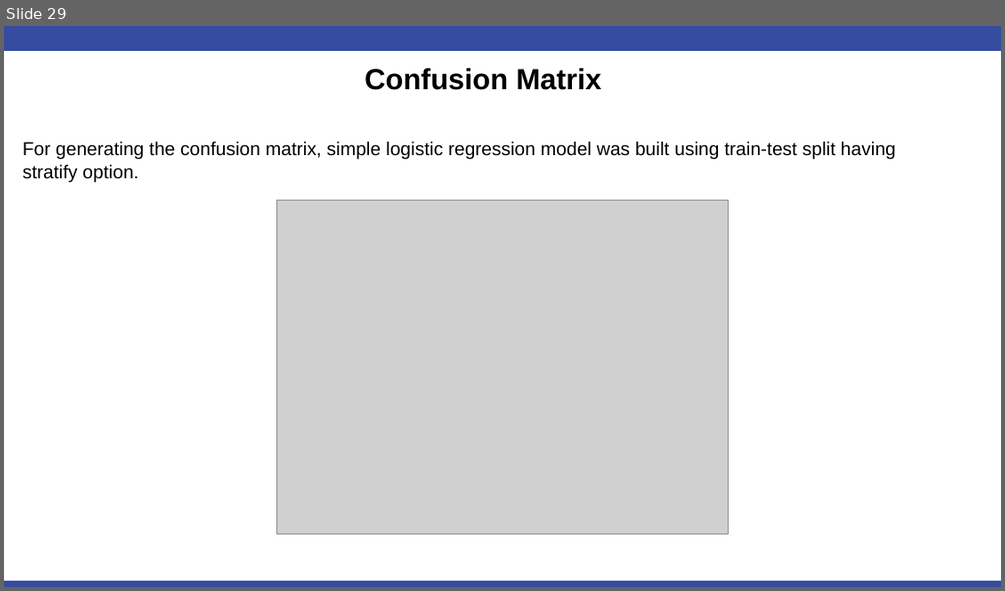
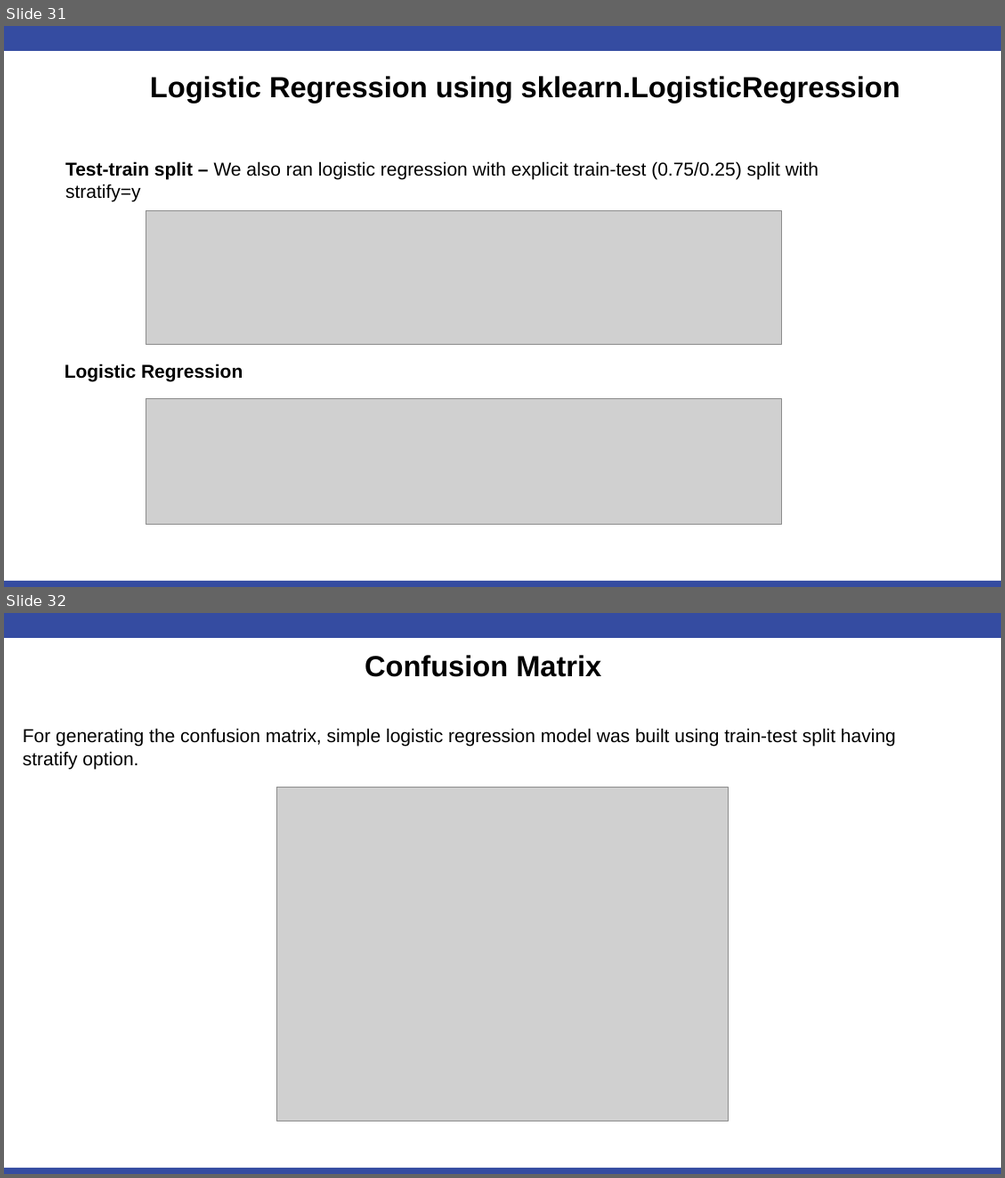
Before and after one commit to RashmiAPatel19/MSDS-7333-Quantifying-the-world, a slide deck: CaseStudy2/DS7333_CaseStudy_2_RPatel_SReddy.pptx. Shown one above the other, each under a label of ours: slide 29 before the commit, slides 31 and 32 after it. The pictures are 1005x591 and 1005x1178 pixels, drawn with LibreOffice and Linux fonts; fonts in the diff are those of the drawing; grey boxes stand for pictures; background and template pictures are left out. Boxes give left, top, right and bottom in pixels: in the first picture for what was removed or moved away, otherwise in the second. Text is boxed around its words. In the diff, an @@ line names an element or a change of style, - is before the commit and + after.

```diff
--- a/CaseStudy2/DS7333_CaseStudy_2_RPatel_SReddy.pptx
+++ b/CaseStudy2/DS7333_CaseStudy_2_RPatel_SReddy.pptx
@@ slide 31 added at [4, 26, 1001, 587], background #FFFFFF; not listed: 2 template elements that a slide beside it also shows @@
@@ text added at [150, 76, 900, 103], 28 pt, text #000000, bold @@
+Logistic Regression using sklearn.LogisticRegression
@@ text added at [65, 161, 818, 201], 18 pt, text #000000 @@
+Test-train split – We also ran logistic regression with explicit train-test (0.75/0.25) split with stratify=y
@@ picture added at [146, 211, 782, 344] @@
@@ text added at [65, 363, 243, 381], 18 pt, text #000000, bold @@
+Logistic Regression
@@ picture added at [146, 398, 782, 524] @@
@@ what was slide 29 is now slide 32 @@
```
Also in this commit, not shown: 1 slide changed, 3 other slides added, 2 slides removed, 1 other file.
